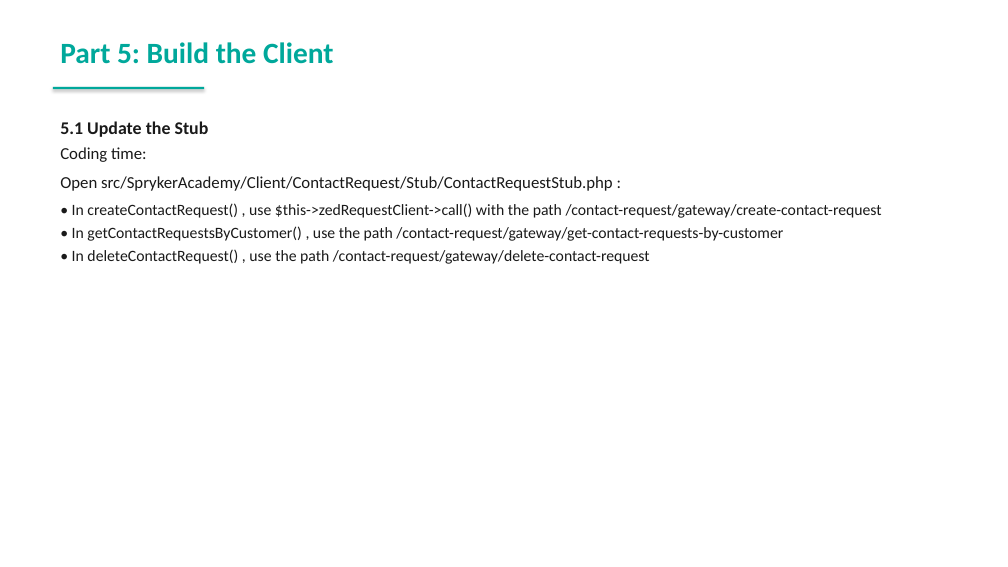
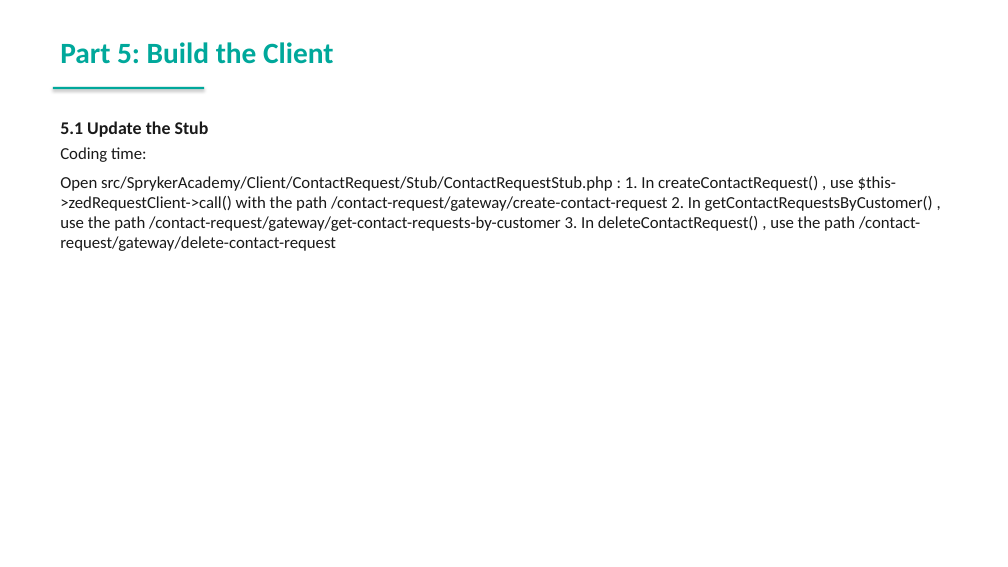
Before and after one commit to spryker-academy/instructor-exercises, a slide deck: slide 182 of guides-pptx/spryker-academy-fundamental.pptx (slide 174 before the commit). Drawn at 1008x567 pixels with LibreOffice and Linux fonts; fonts in the diff are those of the drawing. Boxes give left, top, right and bottom in pixels: in the first picture for what was removed or moved away, otherwise in the second. Text is boxed around its words. In the diff, an @@ line names an element or a change of style, - is before the commit and + after.

```diff
--- a/guides-pptx/spryker-academy-fundamental.pptx
+++ b/guides-pptx/spryker-academy-fundamental.pptx
@@ text at [60, 176, 933, 251]: text changed; size 15 to 16 pt @@
-Open src/SprykerAcademy/Client/ContactRequest/Stub/ContactRequestStub.php :
-• In createContactRequest() , use $this->zedRequestClient->call() with the path /contact-request/gateway/create-contact-request
-• In getContactRequestsByCustomer() , use the path /contact-request/gateway/get-contact-requests-by-customer
-• In deleteContactRequest() , use the path /contact-request/gateway/delete-contact-request
+Open src/SprykerAcademy/Client/ContactRequest/Stub/ContactRequestStub.php : 1. In createContactRequest() , use $this->zedRequestClient->call() with the path /contact-request/gateway/create-contact-request 2. In getContactRequestsByCustomer() , use the path /contact-request/gateway/get-contact-requests-by-customer 3. In deleteContactRequest() , use the path /contact-request/gateway/delete-contact-request
```
Also in this commit, not shown: 74 other slides changed, 11 slides added, 3 slides removed, 16 other files.
